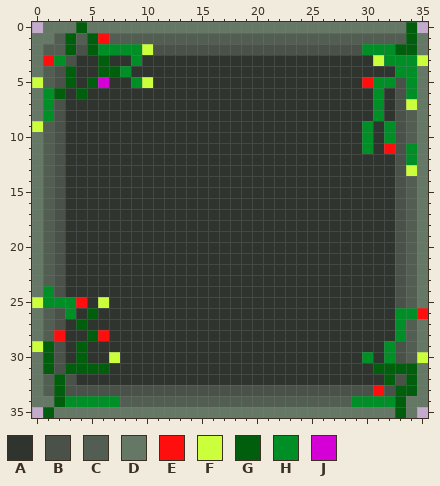
Pixel-art sprite, stored at GameResources/ui/clanFrame.png. The picture above was drawn from the file before the commit.
The file is 36x36 pixels. Colours within 5 levels of each other are drawn and written as one.
Palette (. is transparent): A #2f342f  B #495149  C #525e52  D #657765  E #ff0e0e  F #cbff3b  G #005e0c  H #008e26  J #d500d5
Pixels before, first column x 0:
 0 .DDDGDDDDDDDDDDDDDDDDDDDDDDDDDDDDDG.
 1 DDCGCGECCCCCCCCCCCCCCCCCCCCCCCCCCCGD
 2 DCCGBGHHHHFBBBBBBBBBBBBBBBBBBBHHHGGD
 3 DEHBAAGAAHAAAAAAAAAAAAAAAAAAAAAFHHHF
 4 DCBGAAGGHAAAAAAAAAAAAAAAAAAAAAAAAHHD
 5 FCBGAGJAAHFAAAAAAAAAAAAAAAAAAAEHHBHD
 6 DHGAGAAAAAAAAAAAAAAAAAAAAAAAAAAHABHD
 7 DHBAAAAAAAAAAAAAAAAAAAAAAAAAAAAHABFD
 8 DHBAAAAAAAAAAAAAAAAAAAAAAAAAAAAHABCD
 9 FCBAAAAAAAAAAAAAAAAAAAAAAAAAAAHAHBCD
10 DCBAAAAAAAAAAAAAAAAAAAAAAAAAAAHAHBCD
11 DCBAAAAAAAAAAAAAAAAAAAAAAAAAAAHAEBHD
12 DCBAAAAAAAAAAAAAAAAAAAAAAAAAAAAAABHD
13 DCBAAAAAAAAAAAAAAAAAAAAAAAAAAAAAABFD
14 DCBAAAAAAAAAAAAAAAAAAAAAAAAAAAAAABCD
15 DCBAAAAAAAAAAAAAAAAAAAAAAAAAAAAAABCD
16 DCBAAAAAAAAAAAAAAAAAAAAAAAAAAAAAABCD
17 DCBAAAAAAAAAAAAAAAAAAAAAAAAAAAAAABCD
18 DCBAAAAAAAAAAAAAAAAAAAAAAAAAAAAAABCD
19 DCBAAAAAAAAAAAAAAAAAAAAAAAAAAAAAABCD
20 DCBAAAAAAAAAAAAAAAAAAAAAAAAAAAAAABCD
21 DCBAAAAAAAAAAAAAAAAAAAAAAAAAAAAAABCD
22 DCBAAAAAAAAAAAAAAAAAAAAAAAAAAAAAABCD
23 DCBAAAAAAAAAAAAAAAAAAAAAAAAAAAAAABCD
24 DHBAAAAAAAAAAAAAAAAAAAAAAAAAAAAAABCD
25 FHHHEAFAAAAAAAAAAAAAAAAAAAAAAAAAABCD
26 DCBHAGAAAAAAAAAAAAAAAAAAAAAAAAAAAHHE
27 DCBAGAAAAAAAAAAAAAAAAAAAAAAAAAAAAHCD
28 DCEAAGEAAAAAAAAAAAAAAAAAAAAAAAAAAHCD
29 FGBAGAAAAAAAAAAAAAAAAAAAAAAAAAAAHBCD
30 DGBAGAAFAAAAAAAAAAAAAAAAAAAAAAHAHBCF
31 DGBGGGGAAAAAAAAAAAAAAAAAAAAAAAAGGGGD
32 DCGBAAAAAAAAAAAAAAAAAAAAAAAAAAAAGBGD
33 DCGBBBBBBBBBBBBBBBBBBBBBBBBBBBBEBGGD
34 DDGHHHHHCCCCCCCCCCCCCCCCCCCCCHHHHGDD
35 .GDDDDDDDDDDDDDDDDDDDDDDDDDDDDDDDGD.
Once edited:
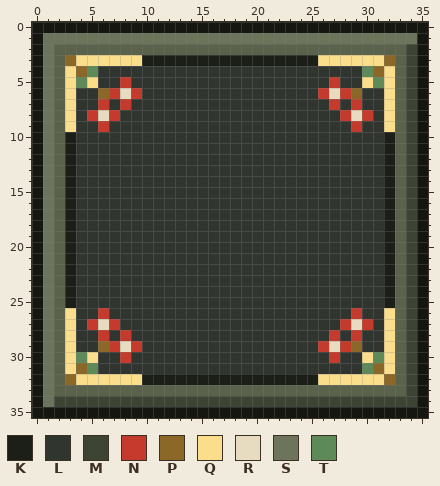
Colours new in this view: K #1c1f17  L #2c312af6  M #3e4434  N #c43a2c  P #8c6828  Q #fade8c  R #e8dcc0  S #6c745c  T #5e8a5a
Diff:
colour B: #495149 -> #5a624c
colour D: #657765 -> #14160f
y 0: x 0 . -> D; x 4 G -> D; x 34..35 G. -> DD
y 1: x 1..34 DCGCGECCCCCCCCCCCCCCCCCCCCCCCCCCCG -> SSSSSSSSSSSSSSSSSSSSSSSSSSSSSSSSSS
y 2: x 1..3 CCG -> SBB; x 5..10 GHHHHF -> BBBBBB; x 30..34 HHHGG -> BBBBM
y 3: x 1..35 EHBAAGAAHAAAAAAAAAAAAAAAAAAAAAFHHHF -> SBPQQQQQQKKKKKKKKKKKKKKKKQQQQQQPBMD
y 4: x 1 C -> S; x 3..34 GAAGGHAAAAAAAAAAAAAAAAAAAAAAAAHH -> QPTLLLLLLLLLLLLLLLLLLLLLLLLTPQBM
y 5: x 0..1 FC -> DS; x 3..32 GAGJAAHFAAAAAAAAAAAAAAAAAAAEHH -> QTQLLNLLLLLLLLLLLLLLLLLLNLLQTQ; x 34 H -> M
y 6: x 1..32 HGAGAAAAAAAAAAAAAAAAAAAAAAAAAAHA -> SBQLLPNRNLLLLLLLLLLLLLLLLNRNPLLQ; x 34 H -> M
y 7: x 1 H -> S; x 3..32 AAAAAAAAAAAAAAAAAAAAAAAAAAAAHA -> QLLNLNLLLLLLLLLLLLLLLLLLNLNLLQ; x 34 F -> M
y 8: x 1 H -> S; x 3..32 AAAAAAAAAAAAAAAAAAAAAAAAAAAAHA -> QLNRNLLLLLLLLLLLLLLLLLLLLNRNLQ; x 34 C -> M
y 9: x 0..1 FC -> DS; x 3..32 AAAAAAAAAAAAAAAAAAAAAAAAAAAHAH -> QLLNLLLLLLLLLLLLLLLLLLLLLLNLLQ; x 34 C -> M
y 10: x 1 C -> S; x 3..32 AAAAAAAAAAAAAAAAAAAAAAAAAAAHAH -> KLLLLLLLLLLLLLLLLLLLLLLLLLLLLK; x 34 C -> M
y 11: x 1 C -> S; x 3..32 AAAAAAAAAAAAAAAAAAAAAAAAAAAHAE -> KLLLLLLLLLLLLLLLLLLLLLLLLLLLLK; x 34 H -> M
y 12: x 1 C -> S; x 3..32 AAAAAAAAAAAAAAAAAAAAAAAAAAAAAA -> KLLLLLLLLLLLLLLLLLLLLLLLLLLLLK; x 34 H -> M
y 13: x 1 C -> S; x 3..32 AAAAAAAAAAAAAAAAAAAAAAAAAAAAAA -> KLLLLLLLLLLLLLLLLLLLLLLLLLLLLK; x 34 F -> M
y 14..23: x 1 C -> S; x 3..32 AAAAAAAAAAAAAAAAAAAAAAAAAAAAAA -> KLLLLLLLLLLLLLLLLLLLLLLLLLLLLK; x 34 C -> M
y 24: x 1 H -> S; x 3..32 AAAAAAAAAAAAAAAAAAAAAAAAAAAAAA -> KLLLLLLLLLLLLLLLLLLLLLLLLLLLLK; x 34 C -> M
y 25: x 0..32 FHHHEAFAAAAAAAAAAAAAAAAAAAAAAAAAA -> DSBKLLLLLLLLLLLLLLLLLLLLLLLLLLLLK; x 34 C -> M
y 26: x 1 C -> S; x 3..35 HAGAAAAAAAAAAAAAAAAAAAAAAAAAAAHHE -> QLLNLLLLLLLLLLLLLLLLLLLLLLNLLQBMD
y 27: x 1 C -> S; x 3..34 AGAAAAAAAAAAAAAAAAAAAAAAAAAAAAHC -> QLNRNLLLLLLLLLLLLLLLLLLLLNRNLQBM
y 28: x 1..34 CEAAGEAAAAAAAAAAAAAAAAAAAAAAAAAAHC -> SBQLLNLNLLLLLLLLLLLLLLLLLLNLNLLQBM
y 29: x 0..1 FG -> DS; x 3..32 AGAAAAAAAAAAAAAAAAAAAAAAAAAAAH -> QLLPNRNLLLLLLLLLLLLLLLLNRNPLLQ; x 34 C -> M
y 30: x 1 G -> S; x 3..32 AGAAFAAAAAAAAAAAAAAAAAAAAAAHAH -> QTQLLNLLLLLLLLLLLLLLLLLLNLLQTQ; x 34..35 CF -> MD
y 31: x 1 G -> S; x 3..34 GGGGAAAAAAAAAAAAAAAAAAAAAAAAGGGG -> QPTLLLLLLLLLLLLLLLLLLLLLLLLTPQBM
y 32: x 1..32 CGBAAAAAAAAAAAAAAAAAAAAAAAAAAAAG -> SBPQQQQQQKKKKKKKKKKKKKKKKQQQQQQP; x 34 G -> M
y 33: x 1..2 CG -> SB; x 31 E -> B; x 33..34 GG -> BM
y 34: x 1..34 DGHHHHHCCCCCCCCCCCCCCCCCCCCCHHHHGD -> SMMMMMMMMMMMMMMMMMMMMMMMMMMMMMMMMM
y 35: x 0..1 .G -> DD; x 33 G -> D; x 35 . -> D
Where, in picture pixels (left, top, right, bottom), the same in both pictures:
changed: (32, 22, 428, 418)
